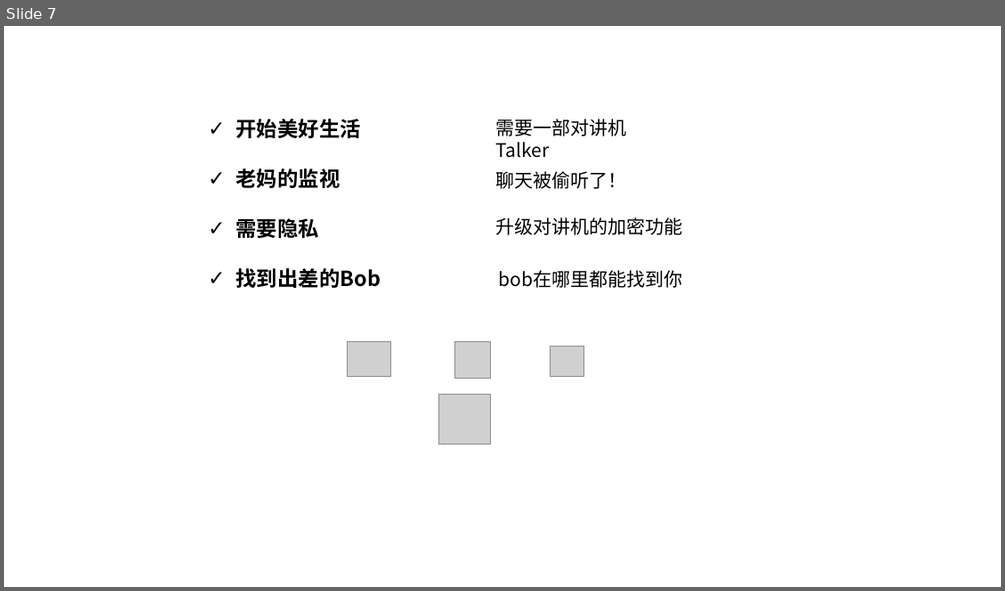
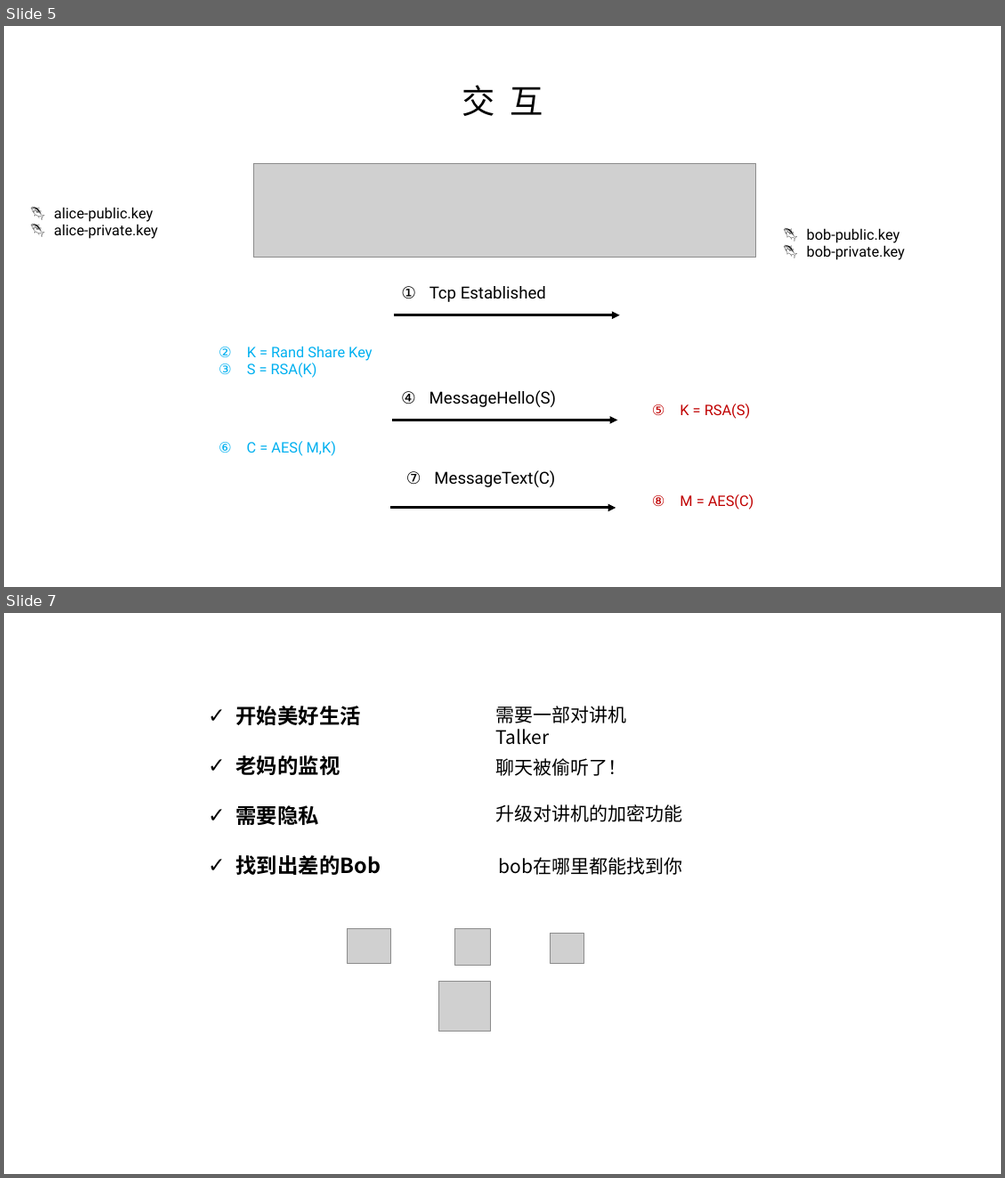
Before and after one commit to IsablleD/SummerRain, a slide deck: PrettyTalker/Alice-and-Bob-Story.pptx. Shown one above the other, each under a label of ours: slide 7 before the commit, slides 5 and 7 after it; the slides between them are not shown. The pictures are 1005x591 and 1005x1178 pixels, drawn with LibreOffice and Linux fonts; fonts in the diff are those of the drawing; grey boxes stand for pictures. Boxes give left, top, right and bottom in pixels: in the first picture for what was removed or moved away, otherwise in the second. Text is boxed around its words. In the diff, an @@ line names an element or a change of style, - is before the commit and + after.

Commit message:
bob and alice screen logged

```diff
--- a/PrettyTalker/Alice-and-Bob-Story.pptx
+++ b/PrettyTalker/Alice-and-Bob-Story.pptx
@@ slide 5 added at [4,26,1001,587], background #FFFFFF @@
@@ text added at [462,85,543,116], 32 pt, text #000000 @@
+交 互
@@ picture added at [254,164,756,257] @@
@@ text added at [54,207,158,239], 14 pt, text #000000 @@
+🐟 alice-public.key
+🐟 alice-private.key
@@ text added at [807,228,905,260], 14 pt, text #000000 @@
+🐟 bob-public.key
+🐟 bob-private.key
@@ text added at [429,286,546,302], 16 pt, text #000000 @@
+1. Tcp Established
@@ arrow added from (394, 315) to (619, 315), #000000 2.5 pt @@
@@ text added at [247,346,372,378], 14 pt, text #00B0F0 @@
+2. K = Rand Share Key
+3. S = RSA(K)
@@ text added at [429,390,556,407], 16 pt, text #000000 @@
+4. MessageHello(S)
@@ arrow added from (392, 420) to (618, 420), #000000 2.5 pt @@
@@ text added at [680,403,750,418], 14 pt, text #C00000 @@
+5. K = RSA(S)
@@ text added at [247,441,336,456], 14 pt, text #00B0F0 @@
+6. C = AES( M,K)
@@ text added at [434,470,555,487], 16 pt, text #000000 @@
+7. MessageText(C)
@@ text added at [680,494,753,509], 14 pt, text #C00000 @@
+8. M = AES(C)
@@ arrow added from (390, 507) to (615, 507), #000000 2.5 pt @@
```
Also in this commit, not shown: 5 slides changed, 1 slide removed, 8 other files.
